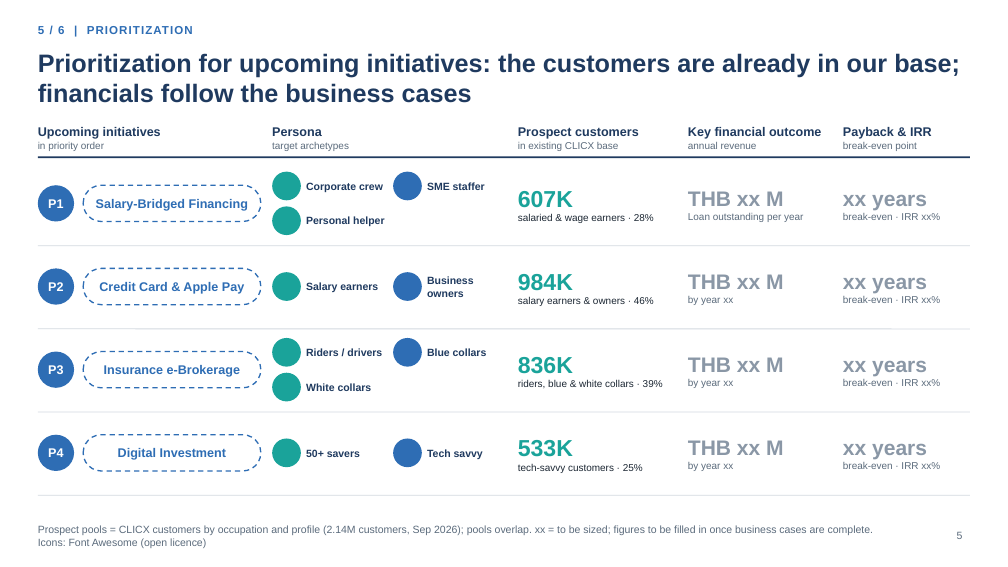
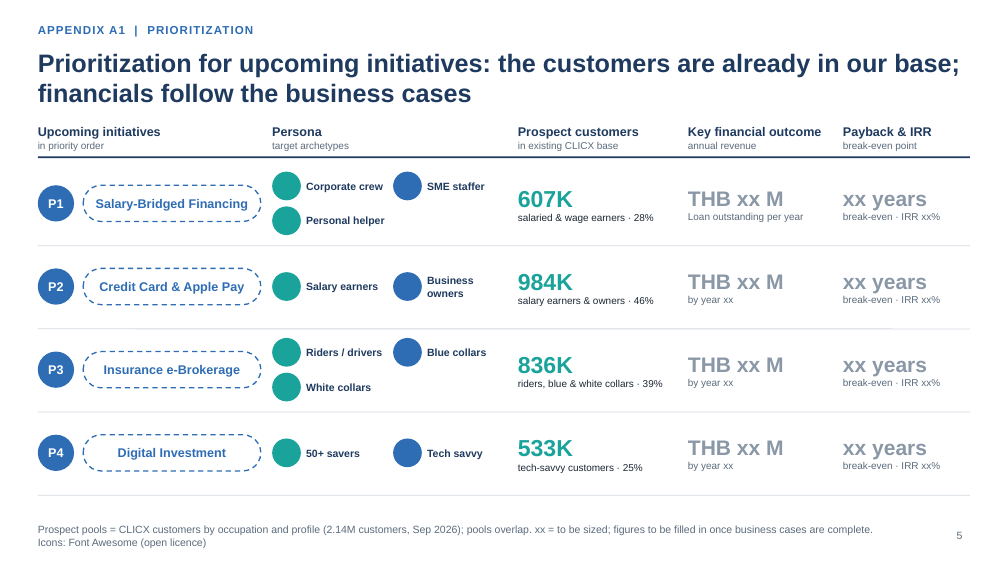
Before and after one commit to hweisim/claude_code, a slide deck: slide 5 of clicx_insights/CLICX_2027_Board_Storyline.pptx. Drawn at 1008x567 pixels with LibreOffice and Linux fonts; fonts in the diff are those of the drawing; background and template pictures are left out. Boxes give left, top, right and bottom in pixels: in the first picture for what was removed or moved away, otherwise in the second. Text is boxed around its words. In the diff, an @@ line names an element or a change of style, - is before the commit and + after.

```diff
--- a/clicx_insights/CLICX_2027_Board_Storyline.pptx
+++ b/clicx_insights/CLICX_2027_Board_Storyline.pptx
@@ text at [38,26,253,34]: text changed @@
-5 / 6 | PRIORITIZATION
+APPENDIX A1 | PRIORITIZATION
```
Also in this commit, not shown: 7 other slides changed, 2 other files.
